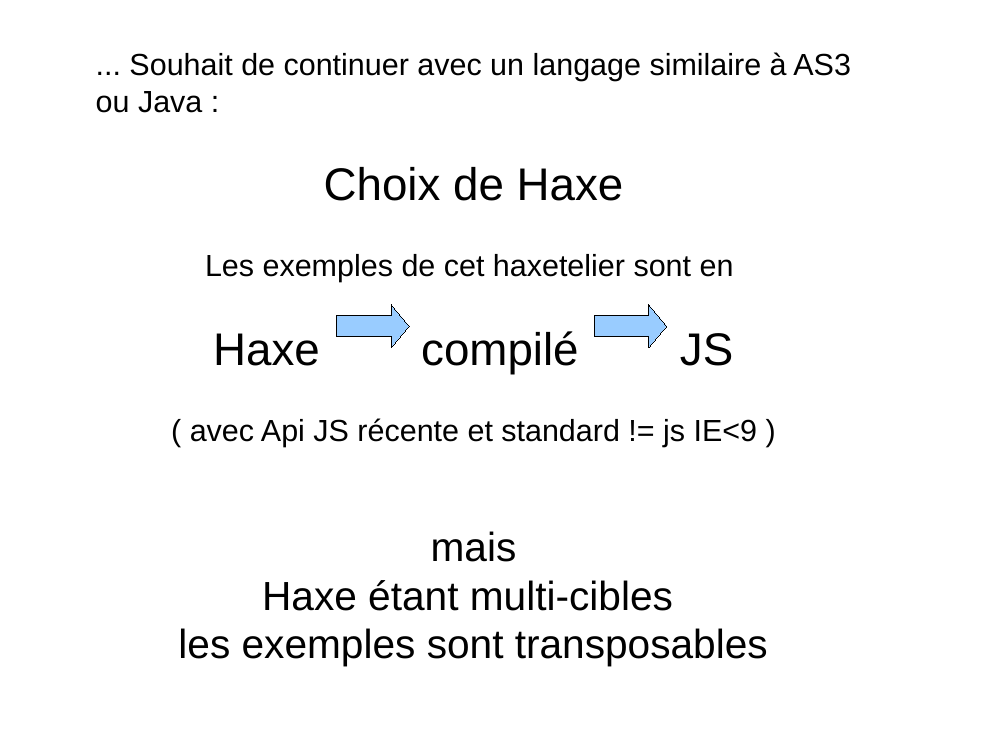
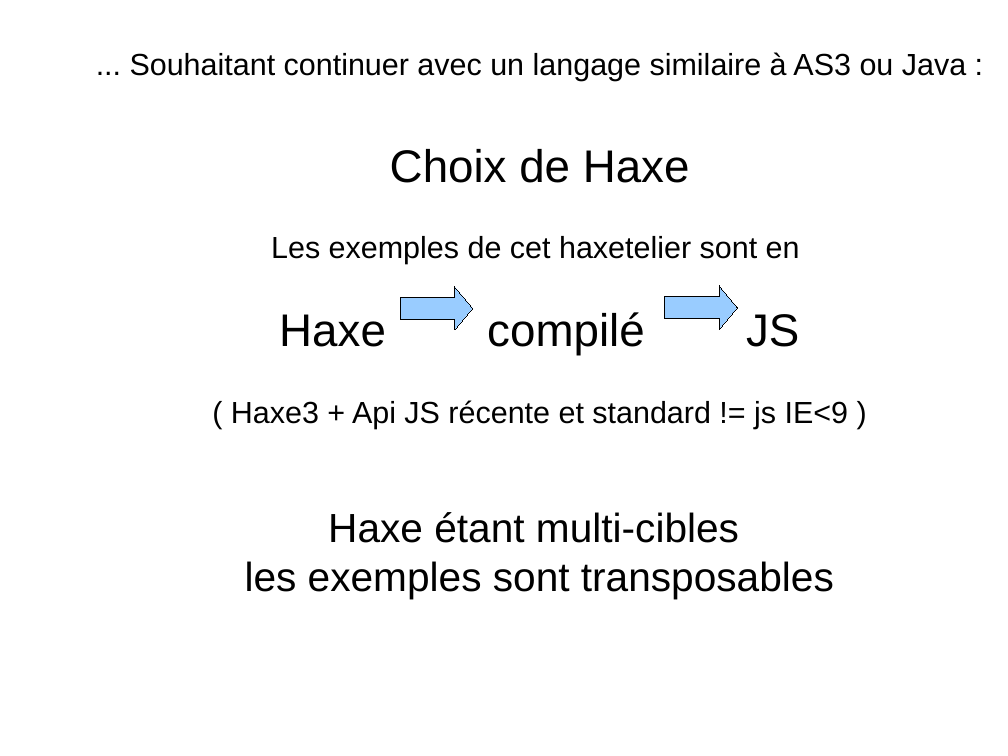
Before and after one commit to flashline/Haxetelier8, a slide deck: slide 3 of odp/haxetelier-8.odp. Drawn at 1008x756 pixels with LibreOffice and Linux fonts; fonts in the diff are those of the drawing. Boxes give left, top, right and bottom in pixels: in the first picture for what was removed or moved away, otherwise in the second. Text is boxed around its words. In the diff, an @@ line names an element or a change of style, - is before the commit and + after.

```diff
--- a/odp/haxetelier-8.odp
+++ b/odp/haxetelier-8.odp
@@ text at [130, 52, 966, 81]: text changed @@
-... Souhait de continuer avec un langage similaire à AS3
-ou Java :
+... Souhaitant continuer avec un langage similaire à AS3 ou Java :
@@ right arrow: place and size @@
-right arrow at [337, 305, 409, 348]
+right arrow at [401, 286, 473, 329]
@@ right arrow: place and size @@
-right arrow at [595, 305, 667, 348]
+right arrow at [665, 286, 737, 329]
@@ text at [231, 400, 848, 428]: text changed @@
-( avec Api JS récente et standard != js IE<9 )
-mais
+( Haxe3 + Api JS récente et standard != js IE<9 )
```
Also in this commit, not shown: 4 other slides changed, 1 slide added, 1 slide removed, 11 other files.
